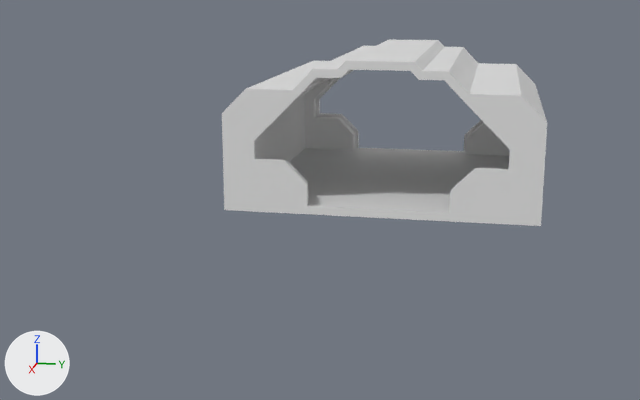
One commit to the Blender file Content/Models/BlendFiles/Corridor1/Corridor1 Corner.blend: the scene before it, then after it.
The view is the same before and after, from a 50 mm lens placed at (16.36, 2.68, 5.46), pointed at (-3.41, -1.28, 0.52). Arrows for +X, +Y and +Z are at lower left; the lights stay in place.

Names of what the first picture shows: 'Corridor2'.
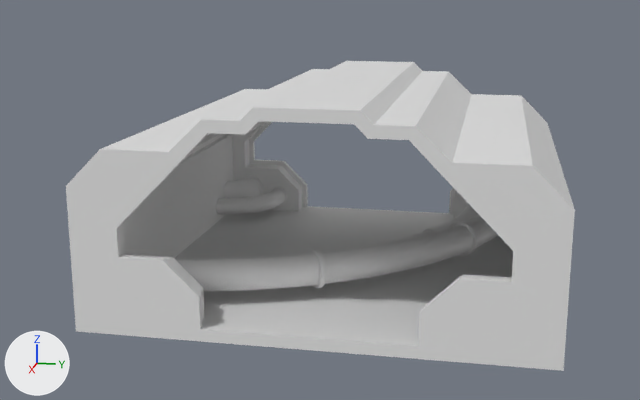
Commit message: Remodelled Corridor1 Straight

Changed parts and their boxes (x1, y1, x2, y2) in the pictures (640 x 400 px):
'Corridor2', moved: before (222, 39, 547, 226); after (66, 61, 575, 371)
'Corridor2_Corner_Pipes', shown: after (174, 175, 498, 291)

The edits, one by one:
Object 'Corridor2_Corner_Pipes' (ob_corridor2_corner_pipes) is now shown.
Object 'Corridor2' (ob_corridor2) moves from (-8.0, 0.0, 0.0) to (0.0, 0.0, 0.0).
